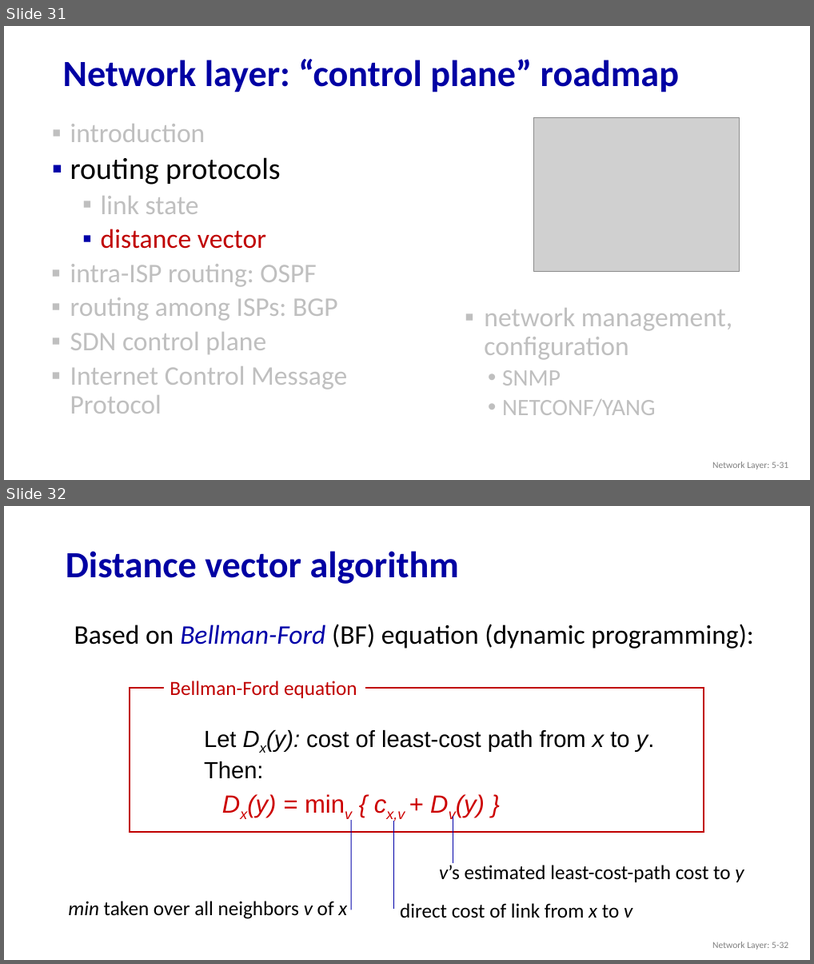
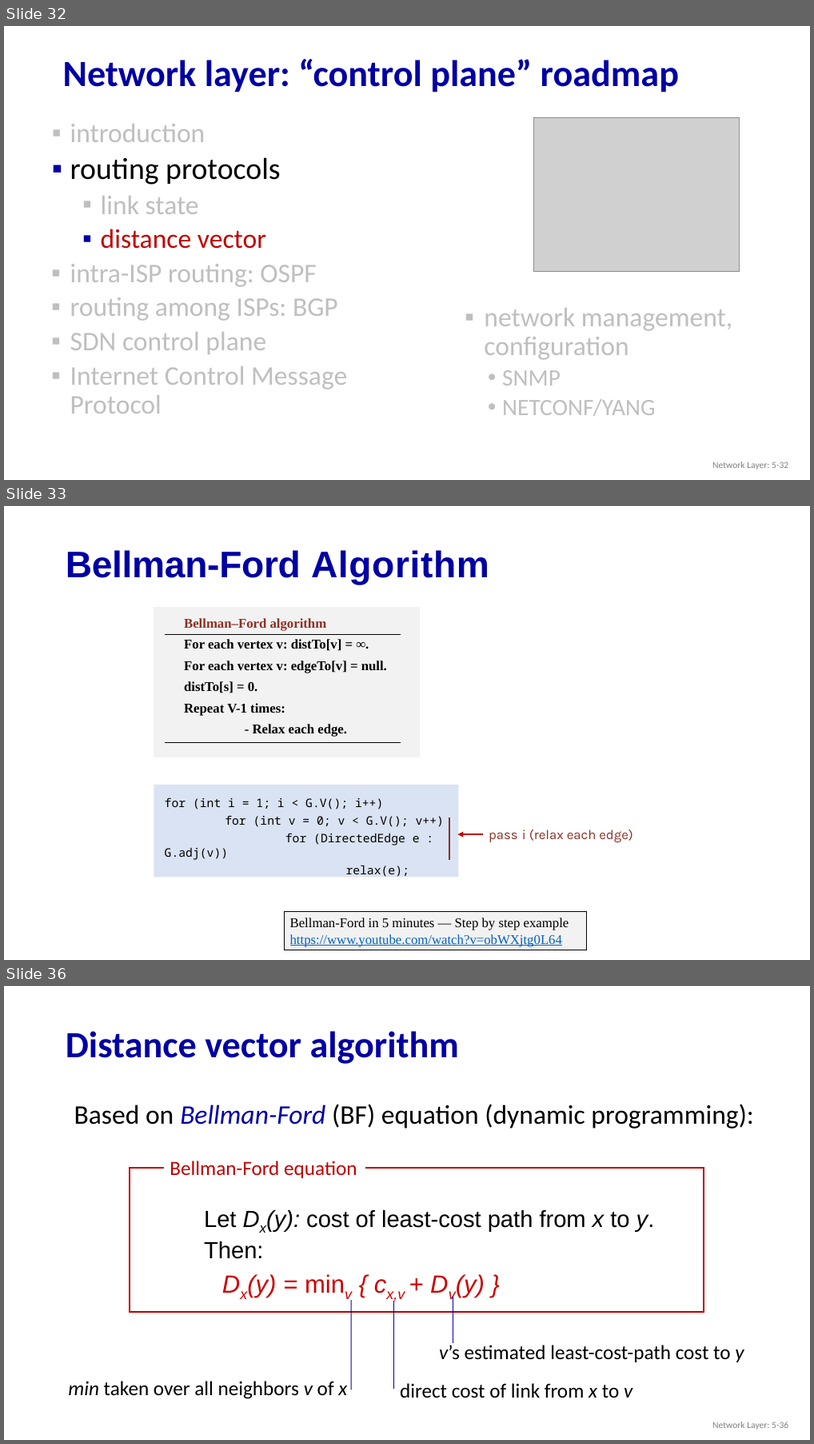
Before and after one commit to guhofstra/CSC175, a slide deck: PPTs/5.1 5.2 Control Plan Routing Protocols.pptx. Shown one above the other, each under a label of ours: slides 31 and 32 before the commit, slides 32, 33 and 36 after it; the slides between them are not shown. The pictures are 814x964 and 814x1444 pixels, drawn with LibreOffice and Linux fonts; fonts in the diff are those of the drawing; grey boxes stand for pictures. Boxes give left, top, right and bottom in pixels: in the first picture for what was removed or moved away, otherwise in the second. Text is boxed around its words. In the diff, an @@ line names an element or a change of style, - is before the commit and + after.

```diff
--- a/PPTs/5.1 5.2 Control Plan Routing Protocols.pptx
+++ b/PPTs/5.1 5.2 Control Plan Routing Protocols.pptx
@@ slide 33 added at box(4, 506, 810, 960), background #FFFFFF @@
@@ title added at box(66, 550, 490, 584), 44 pt, text #0000A3, bold @@
+Bellman-Ford Algorithm
@@ freeform shape added at box(154, 607, 420, 757), fill #F2F2F2, outline #F2F2F2 0.75 pt @@
@@ text added at box(184, 618, 387, 736), 16 pt, text #000000, bold @@
+Bellman–Ford algorithm
+For each vertex v: distTo[v] = ∞.
+For each vertex v: edgeTo[v] = null.
+distTo[s] = 0.
+Repeat V-1 times:
+- Relax each edge.
@@ line added from (166, 634) to (402, 634), #000000 1 pt @@
@@ line added from (166, 743) to (402, 743), #000000 1 pt @@
@@ freeform shape added at box(154, 784, 459, 877), fill #DAE3F3 @@
@@ text added at box(165, 797, 444, 876), 14 pt, text #000000 @@
+for (int i = 1; i < G.V(); i++)
+for (int v = 0; v < G.V(); v++)
+for (DirectedEdge e : G.adj(v))
+relax(e);
@@ freeform shape added at box(450, 817, 452, 860), outline #8D3124 2 pt @@
@@ arrow added from (483, 834) to (458, 834), #C00000 2.25 pt @@
@@ text added at box(489, 829, 634, 842), 16 pt, text #8D3124 @@
+pass i (relax each edge)
@@ rectangle added at box(284, 912, 586, 950), fill #F2F2F2, outline #000000 0.5 pt, 16 pt, text #0563C1, underline @@
+Bellman-Ford in 5 minutes — Step by step example
+https://www.youtube.com/watch?v=obWXjtg0L64
@@ what was slide 31 is now slide 32 @@
@@ what was slide 32 is now slide 36 @@
```
Also in this commit, not shown: 3 other slides added, 1 slide removed, 4 other files.
